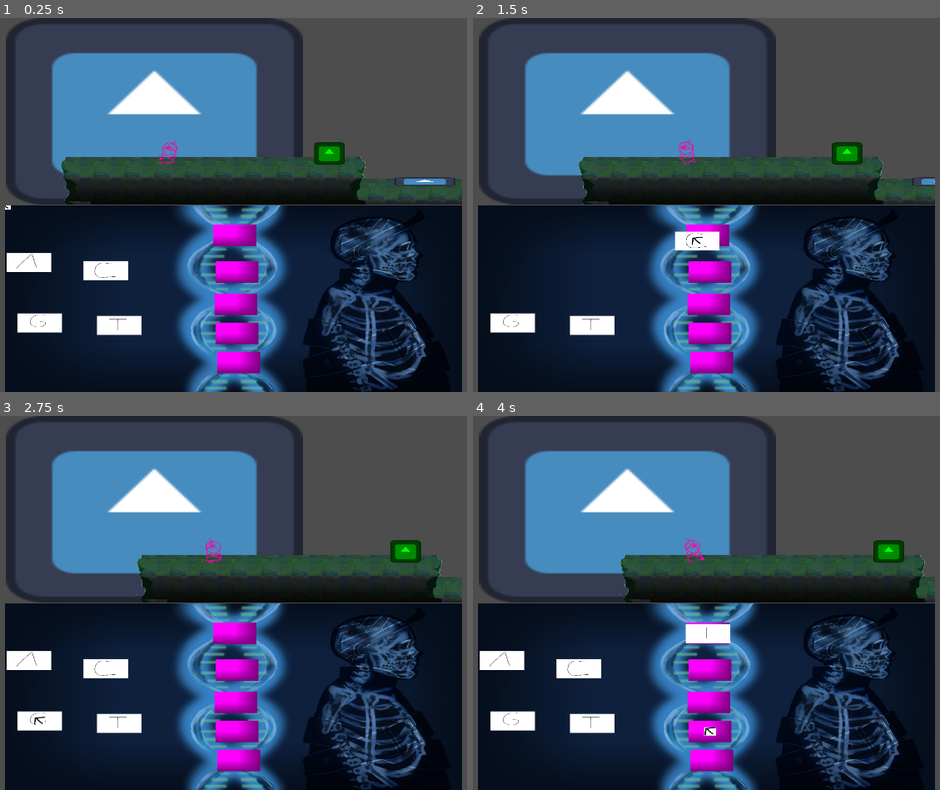
Above: before the commit, frames 1-4 (two rows, left to right).
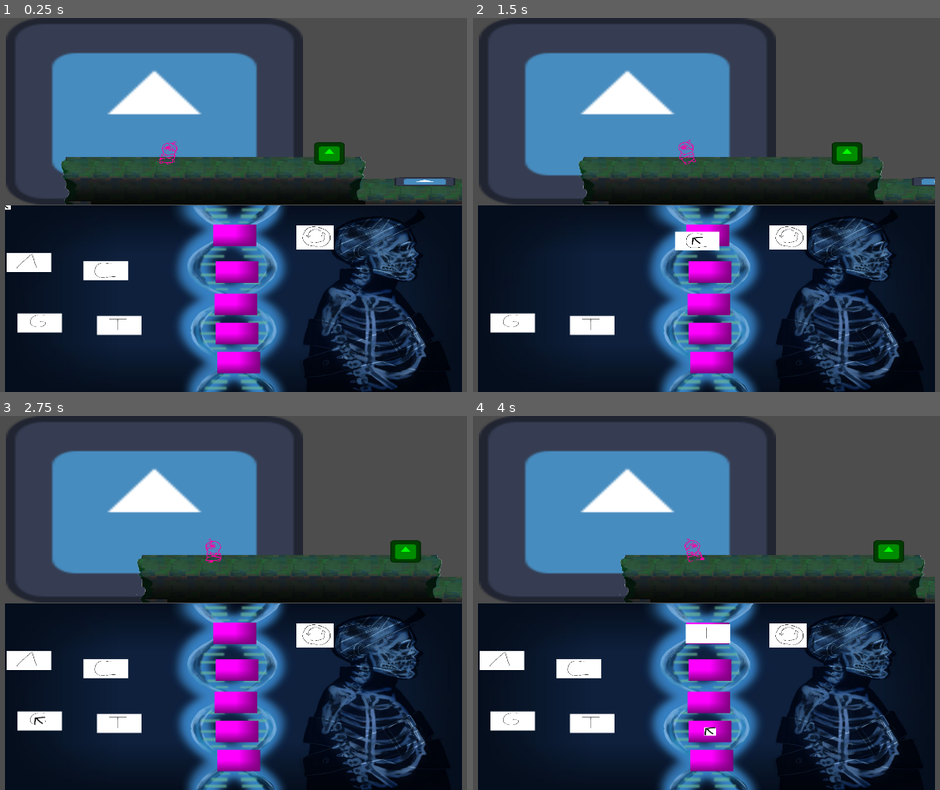
Above: after the commit, the same moments.

Repository: LuisEnriqueCabelloBlanco/ComJamOn26
Game: Godot game, scene res://Scenes/CamTest2.tscn
The game is run twice, just before and just after one commit, with the same random seed, the same clock (stepped at 60 frames per second) and the same inputs. This scene is started directly instead of the project's main scene. The engine's default icon, where the game draws it, is replaced by a stand-in: a white triangle on a blue panel in a dark square.
Inputs (mouse positions are in pixels of both pictures, inside the frame that each line leads up to):
- Up to frame 1 (0.25 s): no input
- Up to frame 2 (1.5 s): drag from (501, 261) to (907, 182) at 0.52 s; drag from (580, 272) to (935, 182) at 1.27 s
- Up to frame 3 (2.75 s): tap Enter at 2 s; move the mouse to (37, 722) at 2.02 s; hold A (left) from 2.03 s (still down); tap V (Vision nocturna) at 2.1 s; click (37, 722) at 2.17 s
- Up to frame 4 (4 s): release A (left) at 2.75 s; drag from (594, 722) to (706, 632) at 2.77 s; drag from (706, 632) to (711, 730) at 3.52 s

The runs differ from the first frame. In frame 1, 0.5% of the frame differs, in the area x 63-72%, y 55-62%; in frame 2, 0.5%; in frame 3, 0.5%; in frame 4, 0.5%.
Error in both runs: Invalid access to property or key 'visible' on a base object of type 'Nil'. (res://Scripts/night_vision_component.gd:15)

Commit message:
boton reset

Diff:
--- a/adn/Scenes/AdnCosas/Adn.tscn
+++ b/adn/Scenes/AdnCosas/Adn.tscn
@@ -2,6 +2,7 @@
 
 [ext_resource type="Script" uid="uid://lcy2t0t2iqua" path="res://Scripts/Adn/Adn.gd" id="1_3jf5d"]
 [ext_resource type="PackedScene" uid="uid://c2stsuh0u16k8" path="res://Scenes/AdnCosas/Link.tscn" id="2_babhw"]
+[ext_resource type="PackedScene" uid="uid://r0bv733xhbwl" path="res://Scenes/AdnCosas/reset_button.tscn" id="3_babhw"]
 
 [node name="Adn" type="Node2D" unique_id=815589405]
 script = ExtResource("1_3jf5d")
@@ -20,3 +21,6 @@
 
 [node name="Link5" parent="." unique_id=1228803178 instance=ExtResource("2_babhw")]
 position = Vector2(975, 385)
+
+[node name="ResetButton" parent="." unique_id=1285341756 instance=ExtResource("3_babhw")]
+position = Vector2(1303, 184)
--- /dev/null
+++ b/adn/Scenes/AdnCosas/reset_button.tscn
@@ -0,0 +1,20 @@
+[gd_scene format=3 uid="uid://r0bv733xhbwl"]
+
+[ext_resource type="Texture2D" uid="uid://bbalk2u7ywj0b" path="res://Assets/PlaceholdersGuapos/resetButton.png" id="1_qlj8x"]
+[ext_resource type="Script" uid="uid://cp3a7vgu3j7kh" path="res://Scripts/Adn/ResetButton.gd" id="2_vv03a"]
+
+[sub_resource type="CircleShape2D" id="CircleShape2D_gkcdx"]
+
+[node name="ResetButton" type="Sprite2D" unique_id=1285341756]
+scale = Vector2(0.24257836, 0.2927083)
+texture = ExtResource("1_qlj8x")
+script = ExtResource("2_vv03a")
+
+[node name="Area2D" type="Area2D" parent="." unique_id=188370586]
+position = Vector2(14.9436245, -9.395019)
+
+[node name="CollisionShape2D" type="CollisionShape2D" parent="Area2D" unique_id=1732449170]
+scale = Vector2(24.84, 20.58)
+shape = SubResource("CircleShape2D_gkcdx")
+
+[connection signal="input_event" from="Area2D" to="." method="_on_area_2d_input_event"]
--- a/adn/Scripts/Adn/Adn.gd
+++ b/adn/Scripts/Adn/Adn.gd
@@ -13,7 +13,8 @@
 	var nodes = get_children()
 
 	for node in nodes:
-		links.push_back(node as Link)
+		if node is Link:
+			links.push_back(node as Link)
 
 ## Recorre la lista de las bases actualmente seleccionadas y activar o desactiva powerups en función
 func UpdateMutations():
@@ -36,3 +37,7 @@
 	if links[0].base != null && links[0].base.baseType == Base.BaseType.ADENINE:
 		return true
 	return false
+
+func ClearLinks():
+	for link in links:
+		link.DropBase()
--- a/adn/Scripts/Adn/Link.gd
+++ b/adn/Scripts/Adn/Link.gd
@@ -9,8 +9,7 @@
 
 # Pone una base en este eslabón de la cadena.
 func PutInBase(base : Base):
-	if (self.base != null):
-		self.base.queue_free()
+	DropBase()
 	base.get_parent().remove_child(base)
 	add_child(base)
 	self.base = base
@@ -21,3 +20,7 @@
 	# llama a actualizar los estados de mutaciones en el adn
 	var adn = get_parent() as Adn
 	adn.UpdateMutations()
+
+func DropBase():
+	if (self.base != null):
+		self.base.queue_free()
--- /dev/null
+++ b/adn/Scripts/Adn/ResetButton.gd
@@ -0,0 +1,10 @@
+extends Node
+
+
+func _on_area_2d_input_event(viewport: Node, event: InputEvent, shape_idx: int) -> void:
+	if event is InputEventMouseButton:
+		var mouseEvent = event as InputEventMouseButton
+		if mouseEvent.button_index == MouseButton.MOUSE_BUTTON_LEFT:
+			if mouseEvent.pressed:
+				var ms = get_parent() as Adn
+				ms.ClearLinks()
--- /dev/null
+++ b/adn/game_manager.gd
@@ -0,0 +1 @@
+extends Node
--- a/adn/project.godot
+++ b/adn/project.godot
@@ -16,6 +16,10 @@
 config/icon="res://icon.svg"
 "<<<<<<<HEAD[display]window/size/viewport_width"=1920
 window/size/viewport_height=1080
+
+[autoload]
+
+GameManager="*uid://bv2ts8vqv6u1w"
 
 [display]
 
Binary file added: adn/Assets/PlaceholdersGuapos/resetButton.png
Not shown, added: adn/Assets/PlaceholdersGuapos/resetButton.png.import
Not shown, added: adn/Scripts/Adn/ResetButton.gd.uid
Not shown, added: adn/game_manager.gd.uid
